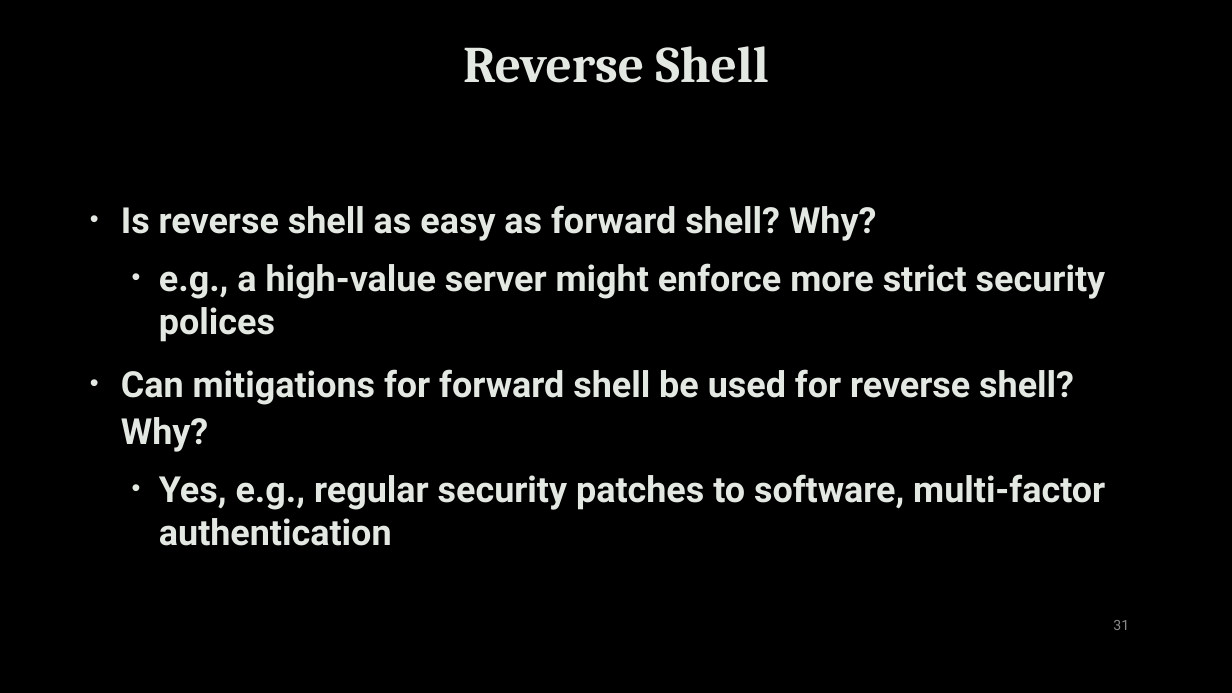
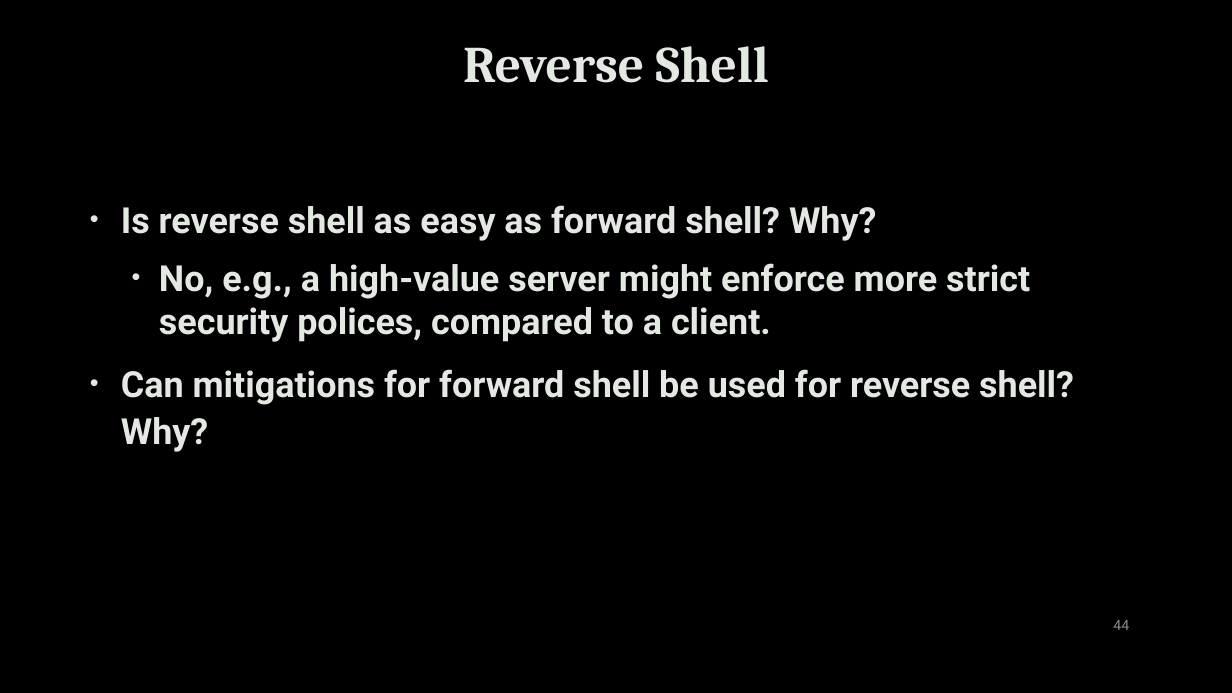
Before and after one commit to uwacyber/cits1003, a slide deck: slide 44 of cits1003-lecture_slides/CITS1003-3 NetworkAndComputers-exercises.pptx (slide 31 before the commit). Drawn at 1232x693 pixels with LibreOffice and Linux fonts; fonts in the diff are those of the drawing; background and template pictures are left out. Boxes give left, top, right and bottom in pixels: in the first picture for what was removed or moved away, otherwise in the second. Text is boxed around its words. In the diff, an @@ line names an element or a change of style, - is before the commit and + after.

```diff
--- a/cits1003-lecture_slides/CITS1003-3 NetworkAndComputers-exercises.pptx
+++ b/cits1003-lecture_slides/CITS1003-3 NetworkAndComputers-exercises.pptx
@@ text at (x1=159, y1=263, x2=1030, y2=342): text changed @@
-  • e.g., a high-value server might enforce more strict security polices
+  • No, e.g., a high-value server might enforce more strict security polices, compared to a client.
@@ text at (x1=159, y1=474, x2=1105, y2=546): paragraph removed @@
-  • Yes, e.g., regular security patches to software, multi-factor authentication
@@ page number at (x1=1113, y1=620, x2=1129, y2=630): text changed @@
-31
+44
```
Also in this commit, not shown: 18 other slides changed, 15 slides added, 1 slide removed.
